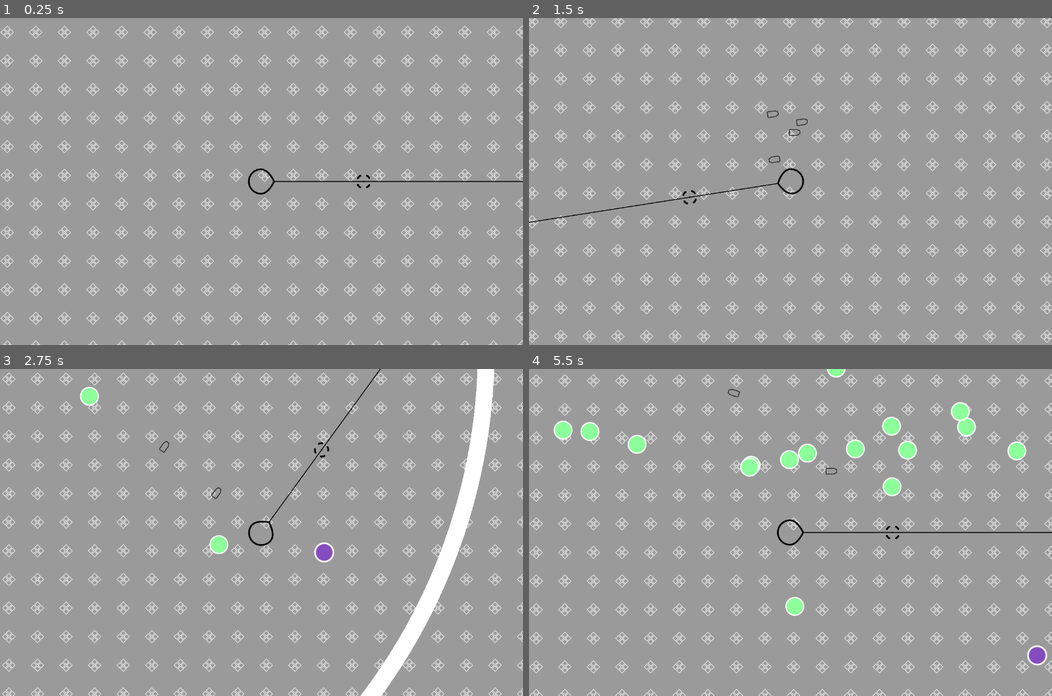
Above: before the commit, frames 1-4 (two rows, left to right).
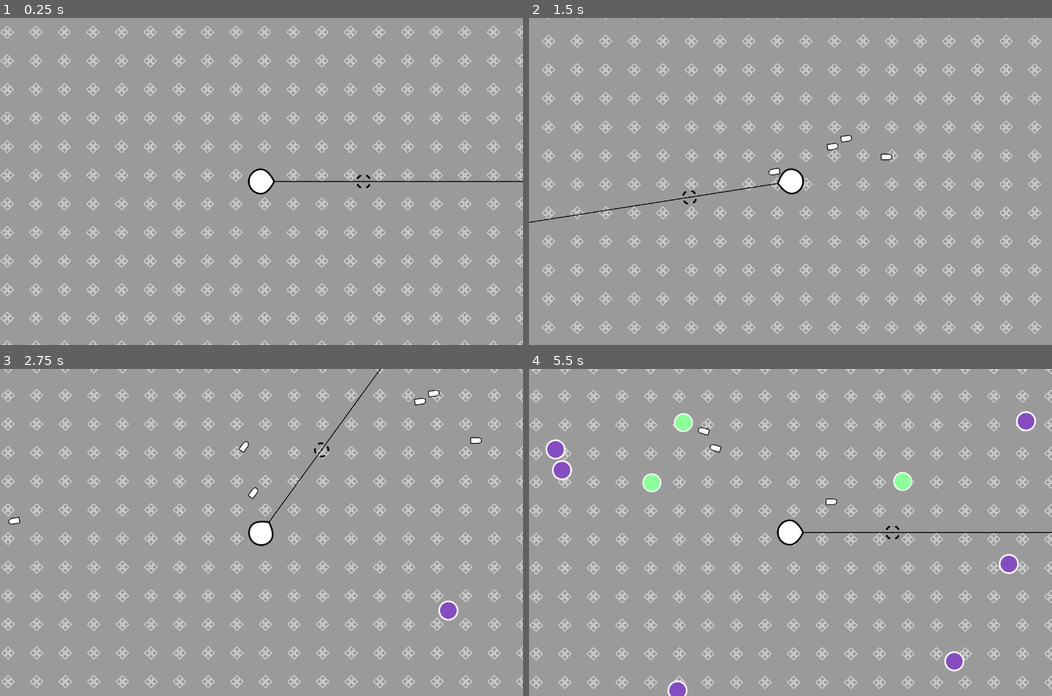
Above: after the commit, the same moments.

Repository: uvmain/zapfour
Game: Godot game, scene res://main/main.tscn
The game is run twice, just before and just after one commit, with the same random seed, the same clock (stepped at 60 frames per second) and the same inputs.
Inputs (mouse positions are in pixels of both pictures, inside the frame that each line leads up to):
- Up to frame 1 (0.25 s): no input
- Up to frame 2 (1.5 s): move the mouse to (905, 165) at 0.52 s; hold D (player_right) 0.53-1.28 s; move the mouse to (685, 197) at 1.27 s; hold S (player_down) from 1.28 s (still down)
- Up to frame 3 (2.75 s): move the mouse to (313, 460) at 2.02 s; release S (player_down) at 2.03 s; hold D (player_right) from 2.03 s (still down)
- Up to frame 4 (5.5 s): move the mouse to (764, 597) at 2.77 s; release D (player_right) at 2.78 s; hold W (player_up) 2.78-3.53 s; move the mouse to (947, 581) at 3.52 s; hold A (player_left) 3.53-5.03 s; move the mouse to (633, 483) at 4.27 s; move the mouse to (816, 532) at 5.02 s; hold S (player_down) from 5.03 s (still down)

The runs differ from the first frame. In frame 1, 0.2% of the frame differs, in the area x 47-53%, y 46-54%; in frame 2, 12%; in frame 3, 16%, in the area x 0-100%, y 0-100%; in frame 4, 16%.

Commit message:
add bullet_points to blaster

Diff:
--- a/enemies/enemymanager.gd
+++ b/enemies/enemymanager.gd
@@ -1,26 +1,25 @@
 extends Node2D
 
-var timer
-var interval = 1.0
-var possible_enemies: Array
+@export var spawn_enabled: bool = true
+@export var spawn_interval = 10.0
+
+@onready var timer: Timer = $SpawnTimer
+@onready var possible_enemies: Array = $Spawners.get_children()
 
 
 func _ready():
 	Events.add_enemy.connect(_on_add_enemy)
-	possible_enemies = $Spawners.get_children()
-	timer = $SpawnTimer
-	timer.wait_time = interval
-	timer.start()
+	timer.wait_time = spawn_interval
 
 
 func spawn_enemy():
 	var spawner = possible_enemies[randi_range(0, possible_enemies.size() - 1)]
 	spawner.spawn()
+	timer.start()
 
 
 func _process(_delta):
-	if timer.time_left == 0.0:
-		timer.start()
+	if timer.time_left == 0.0 && spawn_enabled:
 		spawn_enemy()
 
 
--- a/enemies/enemymanager.tscn
+++ b/enemies/enemymanager.tscn
@@ -7,8 +7,10 @@
 
 [node name="EnemyManager" type="Node2D"]
 script = ExtResource("1_bb3wu")
+spawn_interval = 5.0
 
 [node name="SpawnTimer" type="Timer" parent="."]
+wait_time = 100.0
 one_shot = true
 
 [node name="Spawners" type="Node2D" parent="."]
--- a/player/player.tscn
+++ b/player/player.tscn
@@ -18,7 +18,6 @@
 motion_mode = 1
 wall_min_slide_angle = 0.0
 script = ExtResource("1_hjgmy")
-speed = 600.0
 
 [node name="CollisionShape2D" type="CollisionShape2D" parent="."]
 shape = SubResource("CapsuleShape2D_sfykj")
--- a/weapons/blaster/blaster.gd
+++ b/weapons/blaster/blaster.gd
@@ -1,21 +1,48 @@
 extends Node2D
 
 @export var bullet: PackedScene
+@export var number_of_bullets: int = 1
+@export var bullet_spread: int = 10
 
-var bullet_manager
-var reticle
+@onready var bullet_markers = $BulletMarkers
+
+var bullet_directions: Array
+
 
 func _ready():
-	reticle = get_tree().get_first_node_in_group("Reticle")
+	set_bullet_directions()
 
 
 func shoot():
 	if $WeaponCooldown.is_stopped():
-		var new_bullet = bullet.instantiate()
-		Events.add_bullet.emit(new_bullet)
-		new_bullet.global_position = global_position
-		new_bullet.set_direction(($Marker2D.global_position - new_bullet.global_position).normalized())
+		for bullet_marker in bullet_markers.get_children():
+			var new_bullet = bullet.instantiate()
+			Events.add_bullet.emit(new_bullet)
+			new_bullet.global_position = global_position
+			new_bullet.set_direction(bullet_marker.global_position - new_bullet.global_position)
 		$WeaponCooldown.start()
+
+
+func set_bullet_directions():
+	bullet_directions.clear()
+	if bullet_markers.get_children().size() > 0:
+		for bullet_marker in bullet_markers.get_children():
+			bullet_marker.queue_free()
+	var bullet_spawn_radius = 150
+	var nb_points = number_of_bullets-1
+	var angle_from = -bullet_spread/float(number_of_bullets) if nb_points < 2 else -(nb_points/2.0)*bullet_spread
+	var angle_to = bullet_spread/float(number_of_bullets) if nb_points < 2 else (nb_points/2.0)*bullet_spread
+	if nb_points >= 1:
+		for i in range(nb_points+1):
+			var angle_point = angle_from + i * (angle_to-angle_from)/float(nb_points)
+			var point = Vector2(cos(deg_to_rad(angle_point)), sin(deg_to_rad(angle_point))) * bullet_spawn_radius
+			bullet_directions.append(point)
+	else:
+		bullet_directions = [Vector2(bullet_spawn_radius,0)]
+	for bullet_direction in bullet_directions:
+		var new_marker = Marker2D.new()
+		bullet_markers.add_child(new_marker)
+		new_marker.position = bullet_direction
 
 
 func _on_weapon_cooldown_timeout():
--- a/weapons/blaster/blaster.tscn
+++ b/weapons/blaster/blaster.tscn
@@ -12,7 +12,6 @@
 one_shot = true
 autostart = true
 
-[node name="Marker2D" type="Marker2D" parent="."]
-position = Vector2(23, 0)
+[node name="BulletMarkers" type="Node2D" parent="."]
 
 [connection signal="timeout" from="WeaponCooldown" to="." method="_on_weapon_cooldown_timeout"]
--- a/weapons/bullet.gd
+++ b/weapons/bullet.gd
@@ -19,7 +19,7 @@
 
 
 func set_direction(new_direction: Vector2):
-	direction = new_direction
+	direction = new_direction.normalized()
 	rotation += new_direction.angle()
 
 
Binary file changed: assets/textures/bullet.png
Binary file changed: assets/textures/player/tear.png
